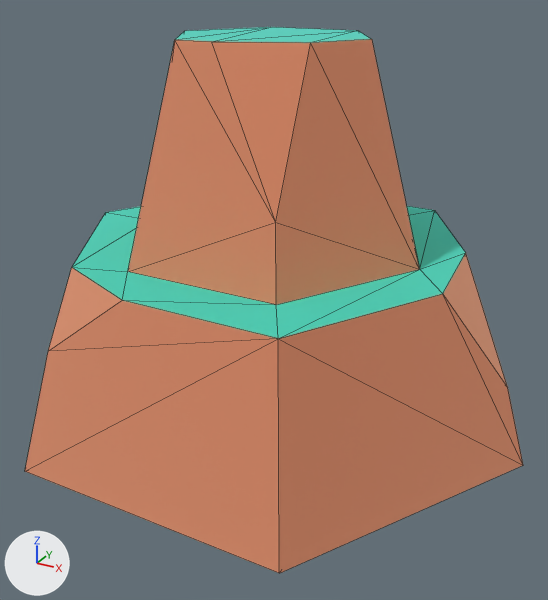
One commit to the glTF model island-race/import/kenney-nature-kit/rock_smallF.glb: the scene before it, then after it.
Before and after are seen from a 50 mm lens placed at (0.23, -0.416, 0.232), pointed at (0.009, -0.015, 0.032). The lights are fixed; the arrows at lower left show +X, +Y and +Z. The picture after the commit comes second. Mesh edges are drawn as thin lines. Where no turn or scale is listed for an object, it has been applied to the vertices. Vertices at exactly the same position are counted once.

In view in the first picture: 'rock_smallF'.
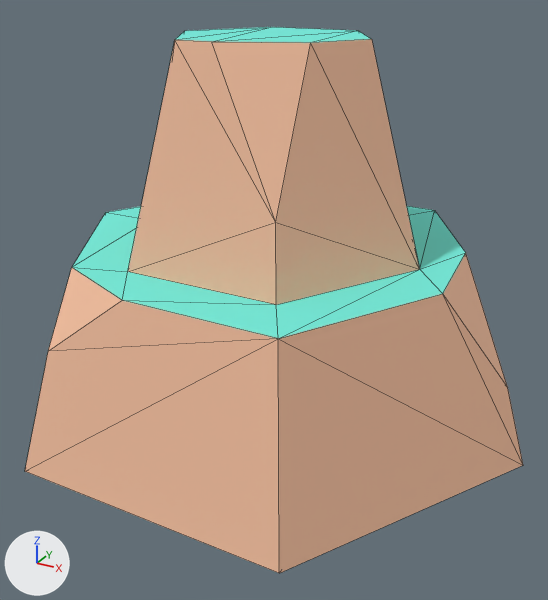
Pixel boxes (x1, y1, x2, y2) of what changed, in the pictures (548 x 600 px):
'rock_smallF', recoloured, surface changed
    both: (25, 27, 523, 573)
part 1 of me_mesh_rock_smallf, recoloured
    both: (25, 39, 523, 573)
part 2 of me_mesh_rock_smallf, recoloured
    both: (72, 27, 466, 338)
part 3 of me_mesh_rock_smallf, surface changed (orange to beige)
    both: (25, 27, 523, 573)

The change in detail:
Picture 'Image_0' (img_image_0) is new.
Material 'palette' (mat_palette) is new.
Its texture is img_image_0.
Its roughness is 1.0.
me_mesh_rock_smallf has 32 vertices, 60 faces and spans x -0.177..0.177, y -0.153..0.153, z 0.0..0.245.
me_mesh_rock_smallf is used by ob_rock_smallf; location (0.0, 0.0, -0.05).
me_mesh_rock_smallf part 1: all 40 faces that had it switch from mat_dirt (beige #f2be9e) to mat_palette (picture img_image_0).
me_mesh_rock_smallf part 2: all 20 faces that had it switch from mat_grass (cyan #73eddd) to mat_palette (picture img_image_0).
me_mesh_rock_smallf part 3: texture (UV) coordinates of 60 of 60 faces, centred in x -0.137..0.154, y -0.143..0.151, z 0.0..0.245, changed; they spanned u -6.96..6.96, v -6.03..8.84 and now span u 0.25..0.75, v 0.5..0.5.
Object 'tmpParent' (ob_tmpparent) is deleted.
